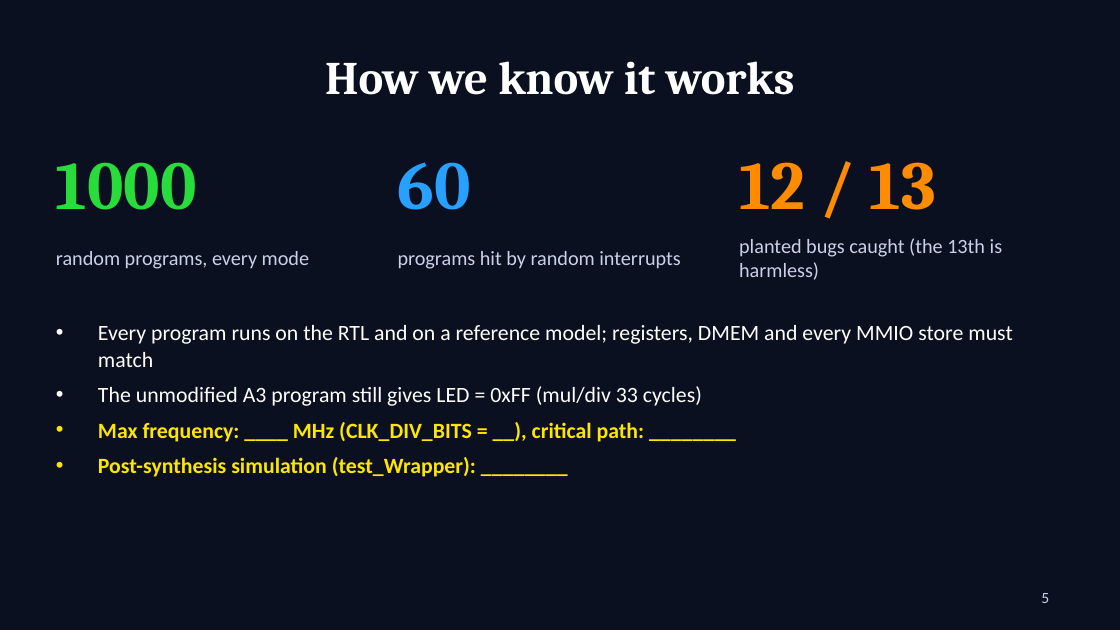
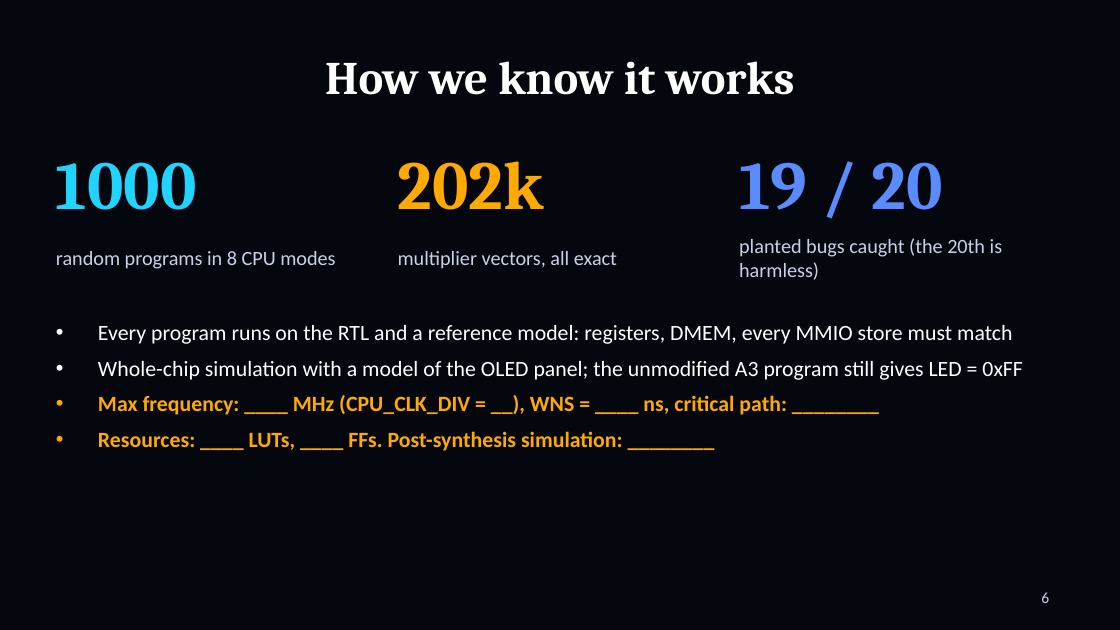
Before and after one commit to shira421/cg3207_labs, a slide deck: slide 6 of lab_assignments/as4/Lab4_Slides.pptx (slide 5 before the commit). Drawn at 1120x630 pixels with LibreOffice and Linux fonts; fonts in the diff are those of the drawing. Boxes give left, top, right and bottom in pixels: in the first picture for what was removed or moved away, otherwise in the second. Text is boxed around its words. In the diff, an @@ line names an element or a change of style, - is before the commit and + after.

```diff
--- a/lab_assignments/as4/Lab4_Slides.pptx
+++ b/lab_assignments/as4/Lab4_Slides.pptx
@@ background #0B1020 to #05070F @@
@@ text "1000" at bbox=[56, 162, 197, 210]: text colour #28DC3C to #20D4FF @@
@@ text at bbox=[398, 161, 544, 210]: text changed; text colour #28A0FF to #FFAA00 @@
-60
+202k
@@ text at bbox=[739, 162, 943, 210]: text changed; text colour #FF8C00 to #5B8CFF @@
-12 / 13
+19 / 20
@@ text at bbox=[739, 238, 1003, 280]: text changed @@
-planted bugs caught (the 13th is harmless)
+planted bugs caught (the 20th is harmless)
@@ text at bbox=[56, 251, 335, 269]: text changed @@
-random programs, every mode
+random programs in 8 CPU modes
@@ text at bbox=[398, 251, 617, 269]: text changed @@
-programs hit by random interrupts
+multiplier vectors, all exact
@@ text at bbox=[98, 325, 1022, 451]: text changed @@
-• Every program runs on the RTL and on a reference model; registers, DMEM and every MMIO store must match
-• The unmodified A3 program still gives LED = 0xFF (mul/div 33 cycles)
-• Max frequency: ____ MHz (CLK_DIV_BITS = __), critical path: ________
-• Post-synthesis simulation (test_Wrapper): ________
+• Every program runs on the RTL and a reference model: registers, DMEM, every MMIO store must match
+• Whole-chip simulation with a model of the OLED panel; the unmodified A3 program still gives LED = 0xFF
+• Max frequency: ____ MHz (CPU_CLK_DIV = __), WNS = ____ ns, critical path: ________
+• Resources: ____ LUTs, ____ FFs. Post-synthesis simulation: ________
@@ page number at bbox=[1041, 592, 1049, 603]: text changed @@
-5
+6
```
Also in this commit, not shown: 3 other slides changed, 2 slides added, 1 slide removed, 32 other files.
